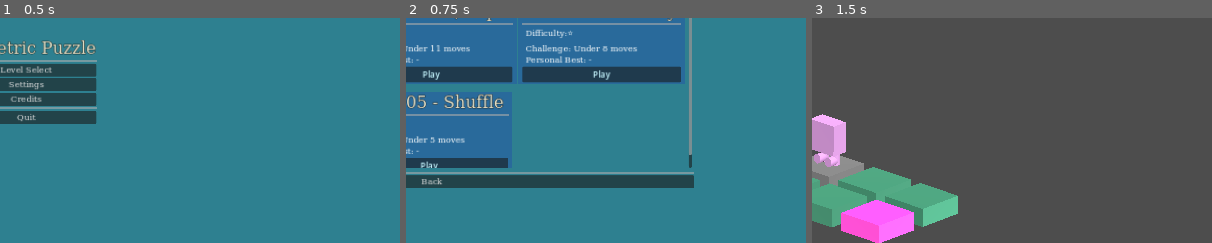
Above: before the commit, frames 1-3 (left to right).
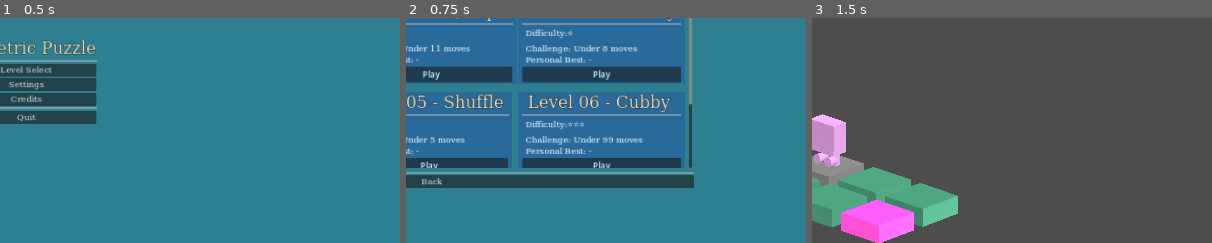
Above: after the commit, the same moments.

Repository: JakeDaSpud/triso
Game: Godot game, scene res://Scenes/Menus/Start_Menu.tscn
Two runs of this game, one before a commit and one after it. Both use one fixed random seed, a clock stepped at 60 frames per second and the inputs below.
Inputs:
- Up to frame 1 (0.5 s): no input
- Up to frame 2 (0.75 s): click "Level Select" at 0.5 s
- Up to frame 3 (1.5 s): click "Play" at 1.25 s
The pictures show only the part of the screen within x 47-97%, y 36-86%; the shares and areas given below are measured in that part.

Frame 1 is identical in both runs. In frame 2, 4.7% of the frame differs, in the area x 29-72%, y 33-67%; in frame 3, nothing differs.

Commit message:
:sparkles: added 4 more levels, TWO ARE NON-COMPLETABLE

Diff:
--- a/Scenes/Menus/Start_Menu.tscn
+++ b/Scenes/Menus/Start_Menu.tscn
@@ -486,6 +486,46 @@
 level_target = 5
 level_txt_file = "res://Scenes/Levels/LevelData/Level-05_Shuffle.txt"
 
+[node name="Level_06" parent="LevelSelect/NewLevelSelect/VBoxContainer/MarginContainer/Level_Select_ScrollContainer/Rows/MarginContainer2/Level_Row_1" instance=ExtResource("4_38hb8")]
+layout_mode = 2
+level_id = "Level 06"
+level_name = "Cubby"
+level_difficulty = "⭐⭐⭐"
+level_target = 99
+level_txt_file = "res://Scenes/Levels/LevelData/Level-06_Cubby.txt"
+
+[node name="MarginContainer3" type="MarginContainer" parent="LevelSelect/NewLevelSelect/VBoxContainer/MarginContainer/Level_Select_ScrollContainer/Rows"]
+layout_mode = 2
+theme_override_constants/margin_bottom = 5
+
+[node name="Level_Row_1" type="HBoxContainer" parent="LevelSelect/NewLevelSelect/VBoxContainer/MarginContainer/Level_Select_ScrollContainer/Rows/MarginContainer3"]
+layout_mode = 2
+size_flags_vertical = 3
+
+[node name="Level_07" parent="LevelSelect/NewLevelSelect/VBoxContainer/MarginContainer/Level_Select_ScrollContainer/Rows/MarginContainer3/Level_Row_1" instance=ExtResource("4_38hb8")]
+layout_mode = 2
+level_id = "Level 07"
+level_name = "Jug"
+level_difficulty = "⭐⭐⭐"
+level_target = 99
+level_txt_file = "res://Scenes/Levels/LevelData/Level-07_Jug.txt"
+
+[node name="Level_08" parent="LevelSelect/NewLevelSelect/VBoxContainer/MarginContainer/Level_Select_ScrollContainer/Rows/MarginContainer3/Level_Row_1" instance=ExtResource("4_38hb8")]
+layout_mode = 2
+level_id = "Level 08"
+level_name = "Alpha"
+level_difficulty = "⭐⭐⭐"
+level_target = 99
+level_txt_file = "res://Scenes/Levels/LevelData/Level-08_Alpha.txt"
+
+[node name="Level_09" parent="LevelSelect/NewLevelSelect/VBoxContainer/MarginContainer/Level_Select_ScrollContainer/Rows/MarginContainer3/Level_Row_1" instance=ExtResource("4_38hb8")]
+layout_mode = 2
+level_id = "Level 09"
+level_name = "Cramped"
+level_difficulty = "⭐⭐⭐"
+level_target = 99
+level_txt_file = "res://Scenes/Levels/LevelData/Level-09_Cramped.txt"
+
 [node name="HSeparator2" type="HSeparator" parent="LevelSelect/NewLevelSelect/VBoxContainer"]
 layout_mode = 2
 theme = ExtResource("3_c84vp")
--- a/Scenes/Menus/level_select_scene.tscn
+++ b/Scenes/Menus/level_select_scene.tscn
@@ -54,7 +54,7 @@
 theme_override_constants/outline_size = 3
 theme_override_constants/shadow_offset_y = 2
 theme_override_constants/shadow_offset_x = 2
-text = " Level 01 - Basics"
+text = " Level 00 - Name"
 fit_content = true
 autowrap_mode = 0
 
@@ -67,14 +67,14 @@
 [node name="Difficulty Title" type="RichTextLabel" parent="MarginContainer/PanelContainer/MarginContainer/Attributes"]
 layout_mode = 2
 theme = ExtResource("2_xt1fr")
-text = " Difficulty:⭐"
+text = " Difficulty:⭐⭐⭐"
 fit_content = true
 autowrap_mode = 0
 
 [node name="Target Moves Title" type="RichTextLabel" parent="MarginContainer/PanelContainer/MarginContainer/Attributes"]
 layout_mode = 2
 theme = ExtResource("2_xt1fr")
-text = " Challenge: Under 4 moves "
+text = " Challenge: Under 99 moves"
 fit_content = true
 autowrap_mode = 0
 
Not shown, added: Scenes/Levels/LevelData/Level-06_Cubby.txt
Not shown, added: Scenes/Levels/LevelData/Level-07_Jug.txt
Not shown, added: Scenes/Levels/LevelData/Level-08_Alpha.txt
Not shown, added: Scenes/Levels/LevelData/Level-09_Cramped.txt
